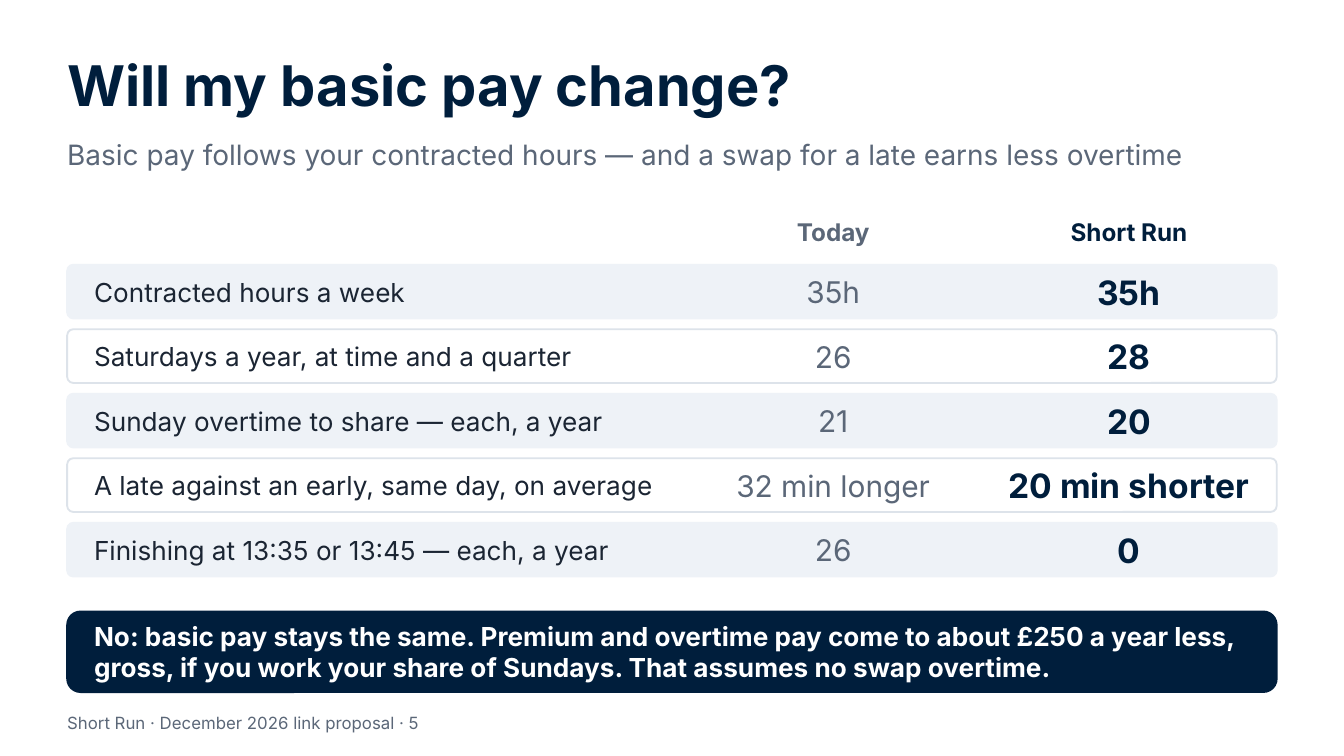
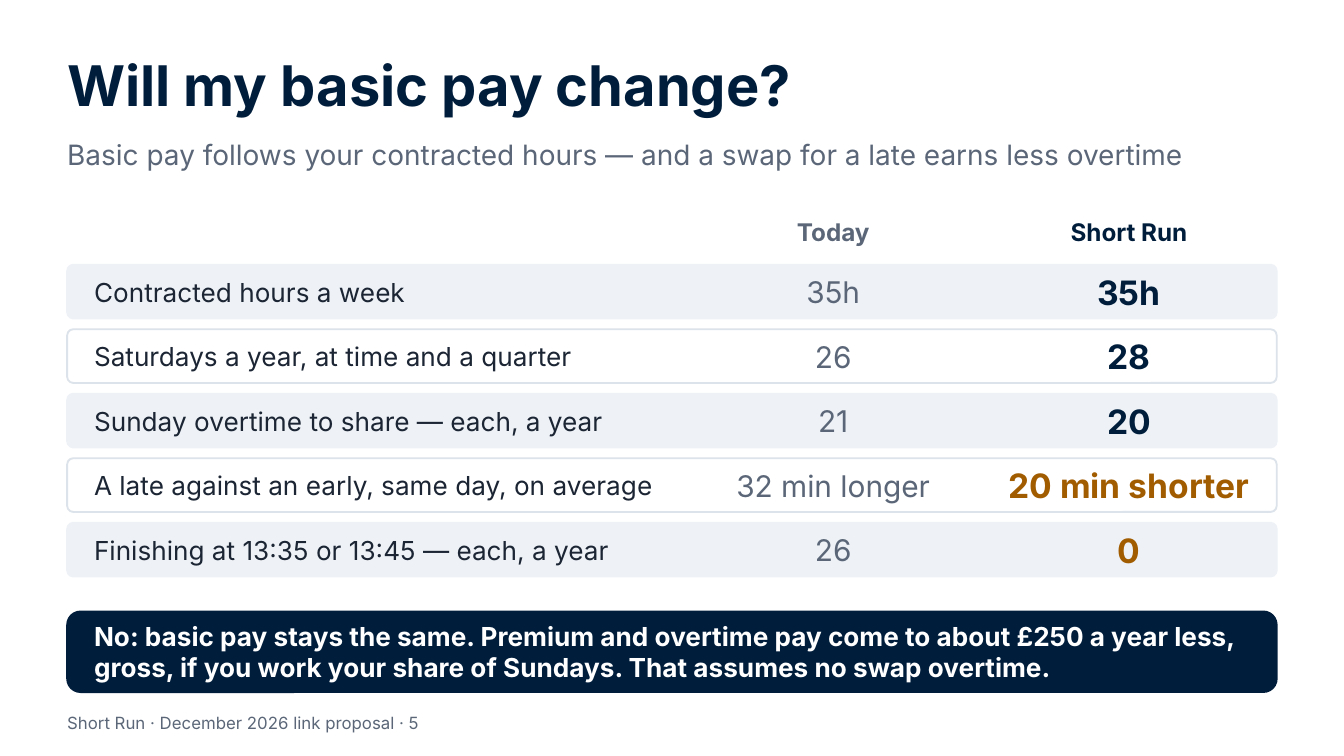
Before and after one commit to Garethdavidmiller/roster-app, a slide deck: slide 5 of docs/links-26/presentations/Short-Run-for-colleagues.pptx. Drawn at 1344x756 pixels with LibreOffice and Linux fonts; fonts in the diff are those of the drawing. Boxes give left, top, right and bottom in pixels: in the first picture for what was removed or moved away, otherwise in the second. Text is boxed around its words. In the diff, an @@ line names an element or a change of style, - is before the commit and + after.

```diff
--- a/docs/links-26/presentations/Short-Run-for-colleagues.pptx
+++ b/docs/links-26/presentations/Short-Run-for-colleagues.pptx
@@ text "20 min shorter" at bbox=[1009, 472, 1249, 499]: text colour #001E3C to #A15C00 @@
@@ text "0" at bbox=[1118, 538, 1141, 564]: text colour #001E3C to #A15C00 @@
```
Also in this commit, not shown: 10 other files.
